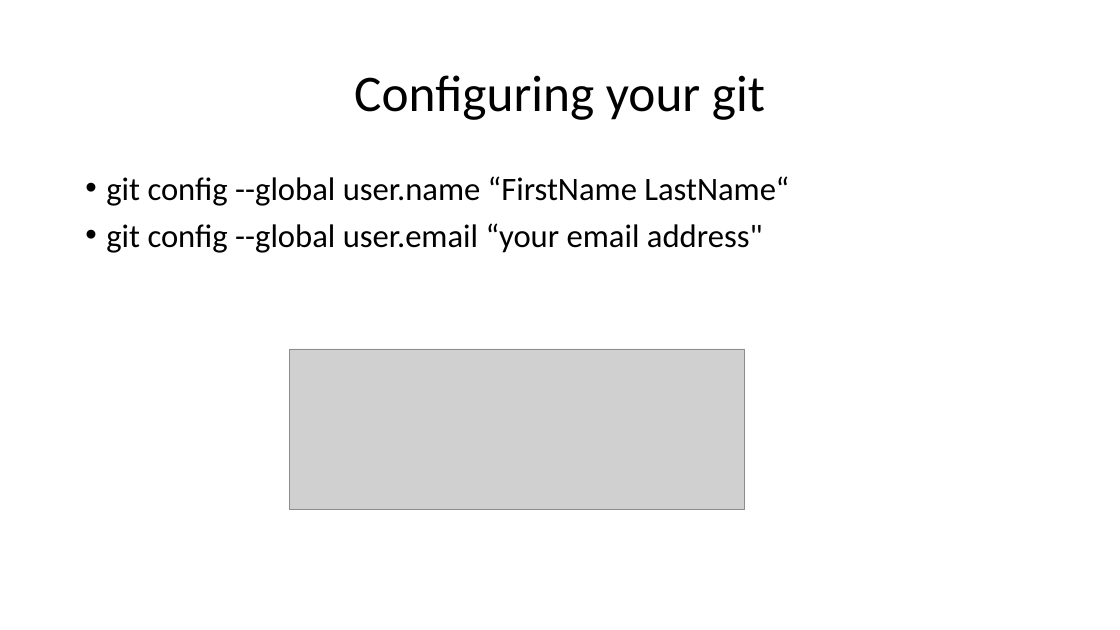
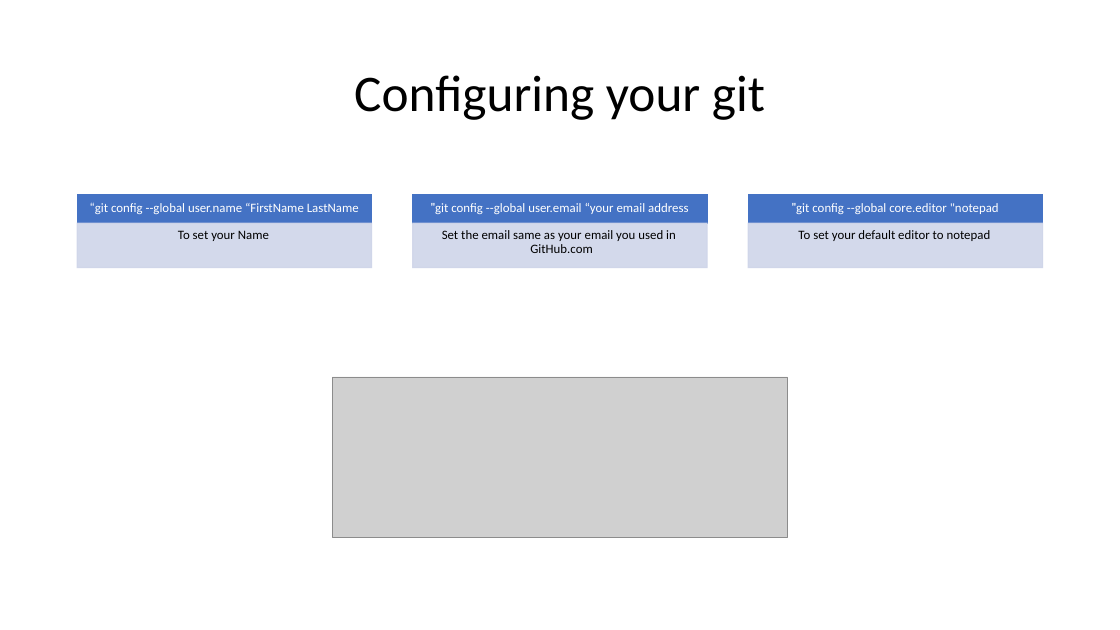
Before and after one commit to HesamMarshal/TutorialGit, a slide deck: slide 15 of GitTutorial.pptx. Drawn at 1120x630 pixels with LibreOffice and Linux fonts; fonts in the diff are those of the drawing; grey boxes stand for pictures. Boxes give left, top, right and bottom in pixels: in the first picture for what was removed or moved away, otherwise in the second. Text is boxed around its words. In the diff, an @@ line names an element or a change of style, - is before the commit and + after.

Commit message:
Changing the default editor to notepad

```diff
--- a/GitTutorial.pptx
+++ b/GitTutorial.pptx
@@ text removed at (x1=106, y1=176, x2=789, y2=253) @@
-• git config --global user.name “FirstName LastName“
-• git config --global user.email “your email address"
@@ group added at (x1=77, y1=194, x2=1043, y2=268): 6 rectangles, 6 texts @@
+git config --global user.name “FirstName LastName“
+  To set your Name
+git config --global user.email “your email address"
+  Set the email same as your email you used in GitHub.com
+git config --global core.editor "notepad"
+  To set your default editor to notepad
@@ picture moved from (x1=290, y1=349, x2=745, y2=509) to (x1=333, y1=377, x2=788, y2=538) @@
```
Also in this commit, not shown: 2 other slides changed.
